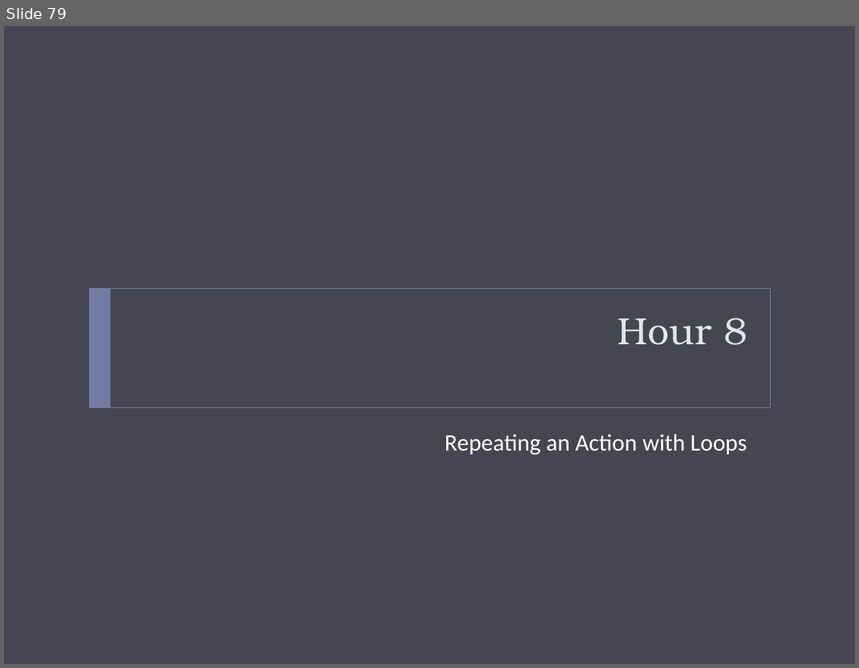
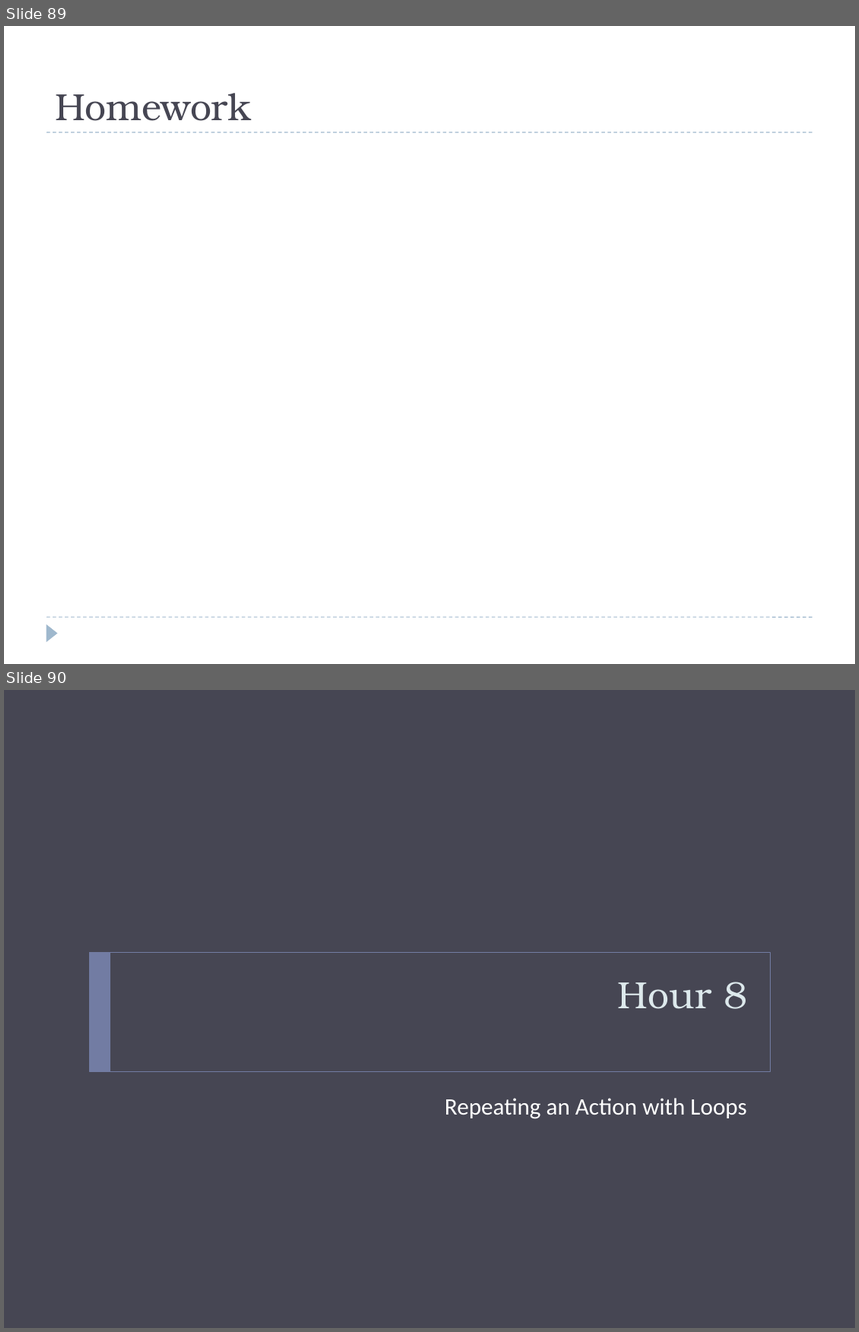
Before and after one commit to bcraig108/JavaClass_2013_Summer, a slide deck: Introduction to Java Programming.pptx. Shown one above the other, each under a label of ours: slide 79 before the commit, slides 89 and 90 after it. The pictures are 859x668 and 859x1332 pixels, drawn with LibreOffice and Linux fonts; fonts in the diff are those of the drawing; background and template pictures are left out. Boxes give left, top, right and bottom in pixels: in the first picture for what was removed or moved away, otherwise in the second. Text is boxed around its words. In the diff, an @@ line names an element or a change of style, - is before the commit and + after.

```diff
--- a/Introduction to Java Programming.pptx
+++ b/Introduction to Java Programming.pptx
@@ slide 89 added at <box>4,26,855,664</box>, background #FFFFFF @@
@@ title added at <box>55,93,251,121</box>, 32 pt, text #464653 @@
+Homework
@@ line added from (47, 132) to (813, 132), #9FB8CD 0.75 pt dashed @@
@@ line added from (47, 617) to (813, 617), #9FB8CD 0.75 pt dashed @@
@@ triangle added at <box>47,624,58,642</box>, fill #9FB8CD @@
@@ what was slide 79 is now slide 90 @@
```
Also in this commit, not shown: 1 slide changed, 11 other slides added, 1 slide removed, 2 other files.
